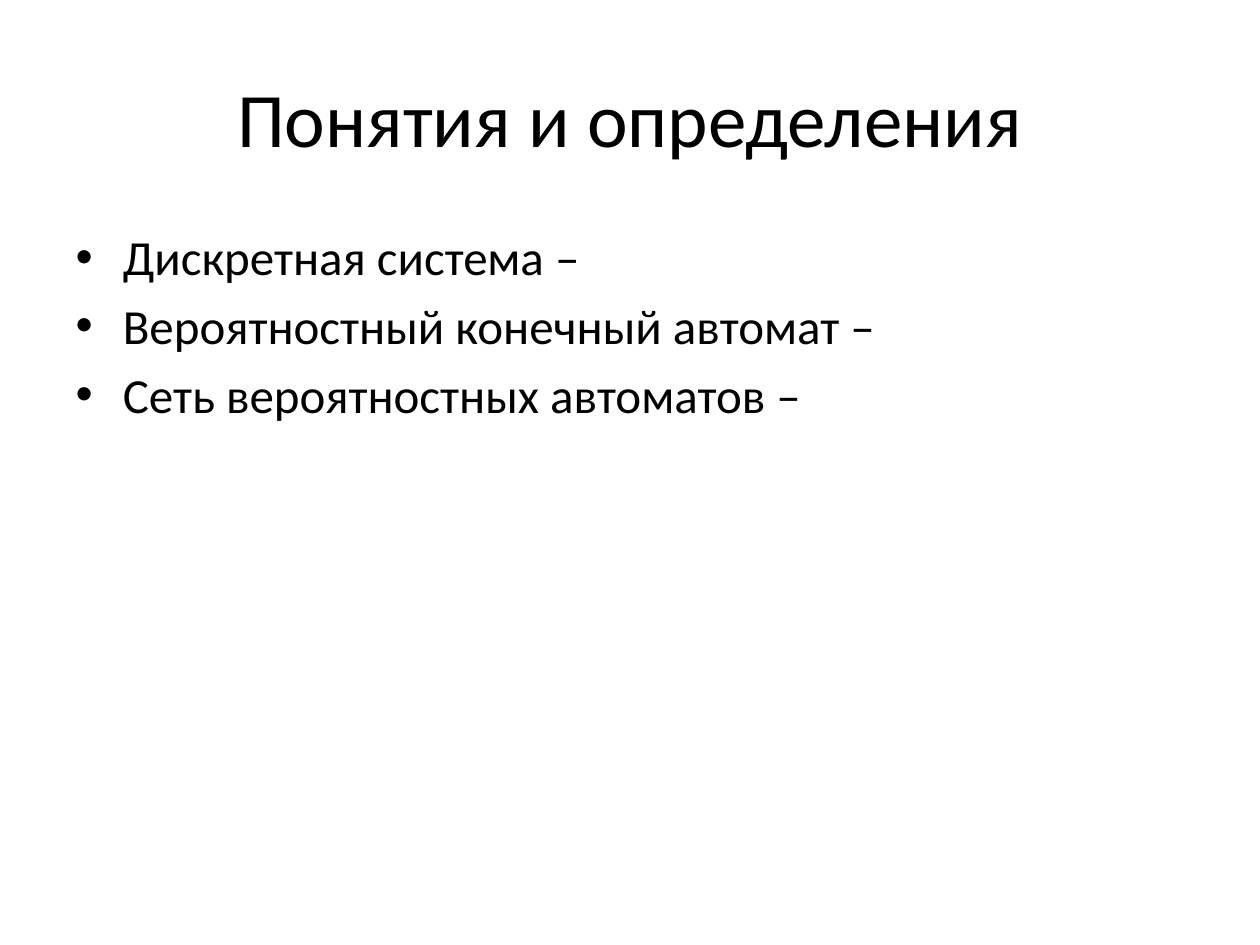
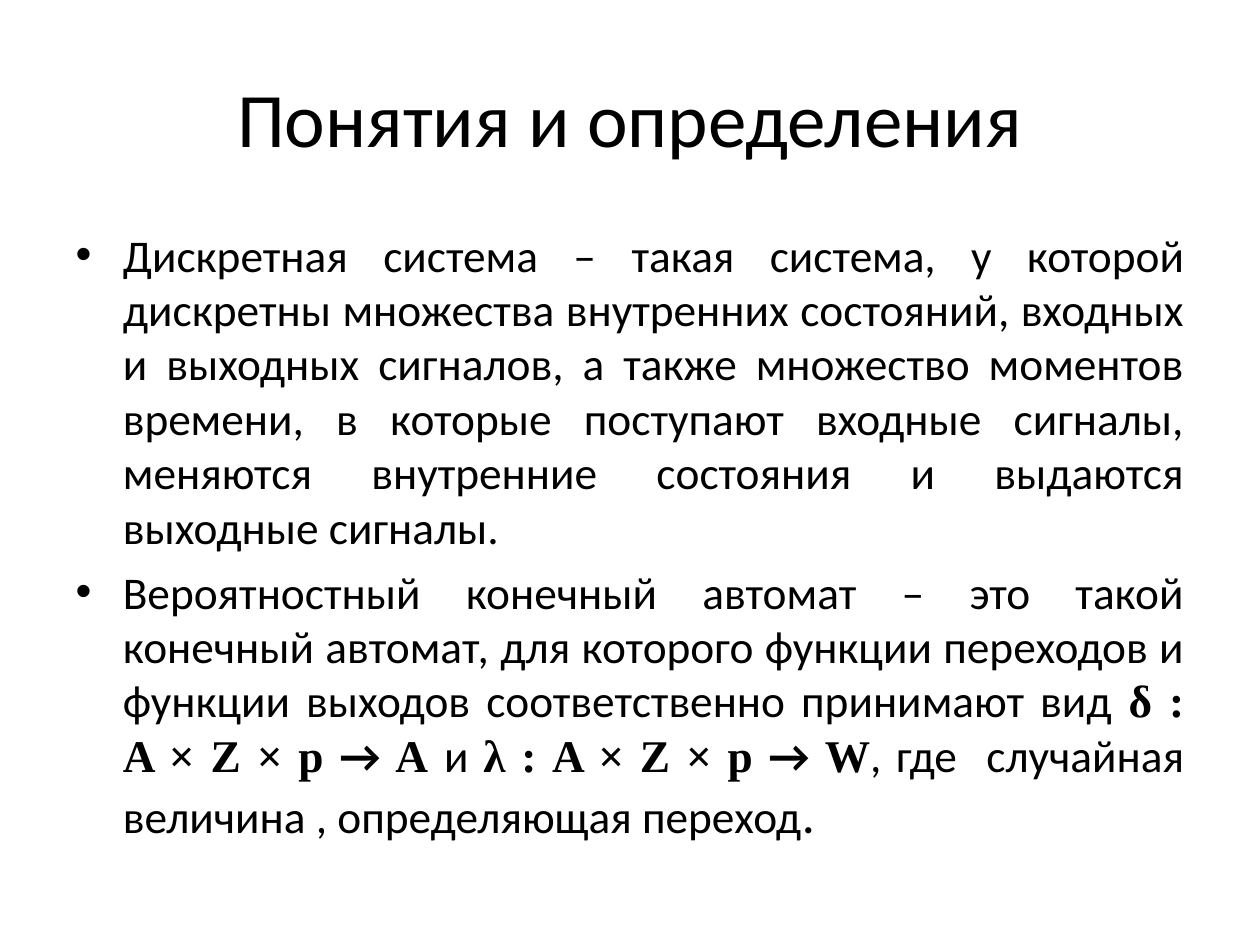
Before and after one commit to erad888/fsm-decompose, a slide deck: slide 4 of Презентация.pptx. Drawn at 1260x945 pixels with LibreOffice and Linux fonts; fonts in the diff are those of the drawing. Boxes give left, top, right and bottom in pixels: in the first picture for what was removed or moved away, otherwise in the second. Text is boxed around its words. In the diff, an @@ line names an element or a change of style, - is before the commit and + after.

```diff
--- a/Презентация.pptx
+++ b/Презентация.pptx
@@ text at bbox=[123, 241, 1184, 841]: text changed; size 28 to 25.9 pt @@
-• Дискретная система –
-• Вероятностный конечный автомат –
-• Сеть вероятностных автоматов –
+• Дискретная система – такая система, у которой дискретны множества внутренних состояний, входных и выходных сигналов, а также множество моментов времени, в которые поступают входные сигналы, меняются внутренние состояния и выдаются выходные сигналы.
+• Вероятностный конечный автомат – это такой конечный автомат, для которого функции переходов и функции выходов соответственно принимают вид δ : A × Z × p → A и λ : A × Z × p → W, где случайная величина , определяющая переход.
```
Also in this commit, not shown: 2 other slides changed, 1 slide added, 1 slide removed.
